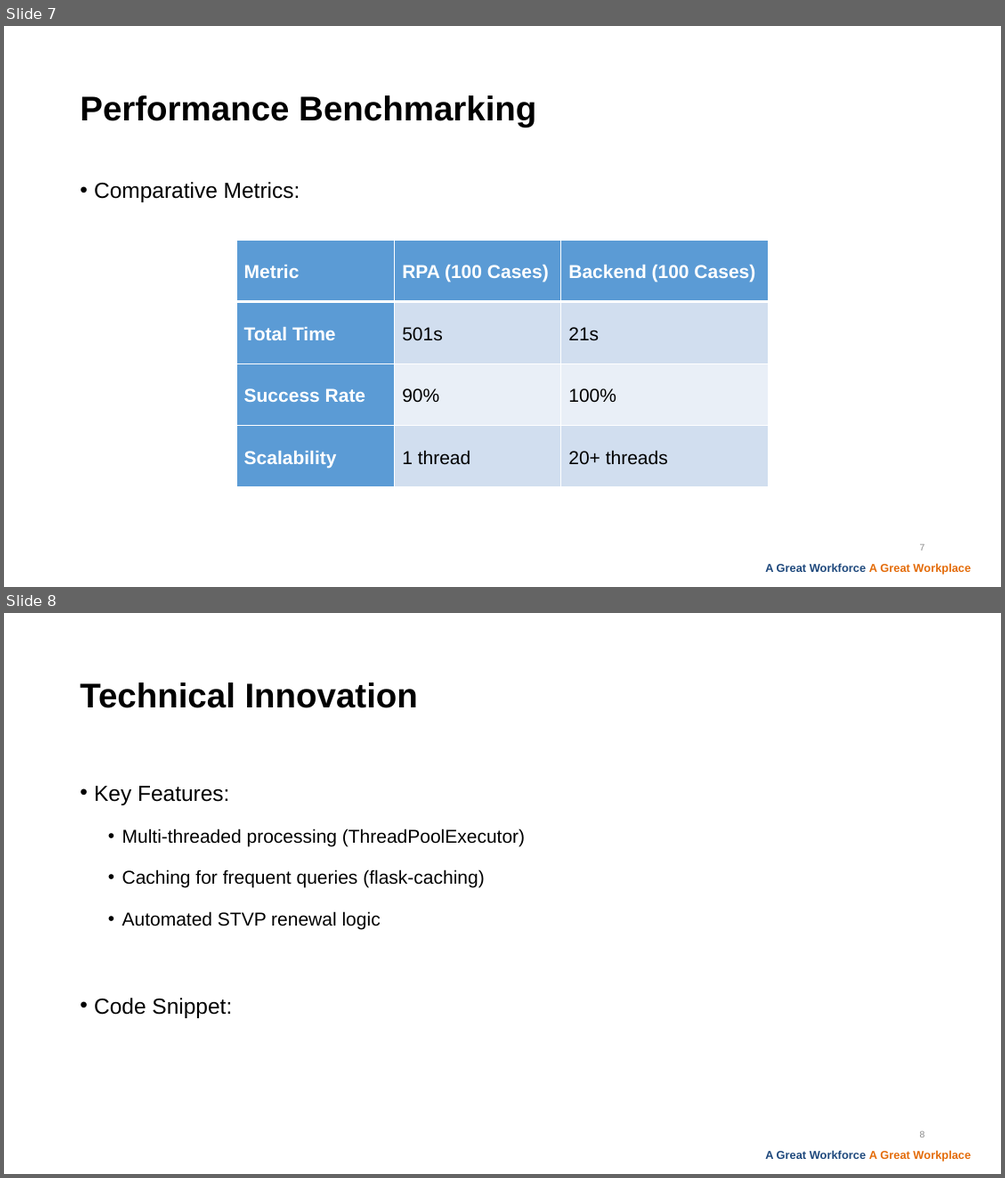
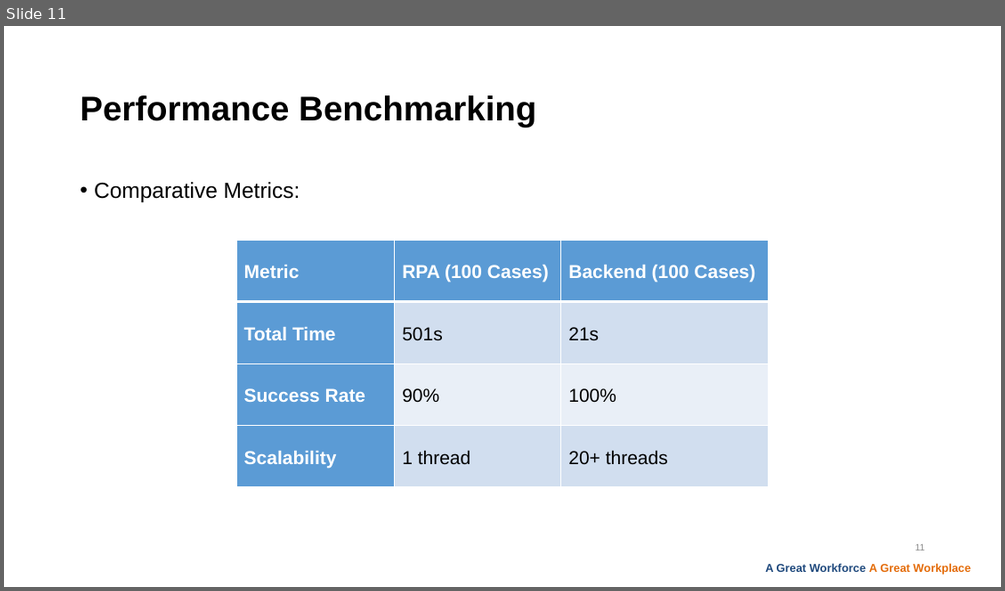
Before and after one commit to 1lhc/database, a slide deck: Presentation1.pptx. Shown one above the other, each under a label of ours: slides 7 and 8 before the commit, slide 11 after it. The pictures are 1005x1178 and 1005x591 pixels, drawn with LibreOffice and Linux fonts; fonts in the diff are those of the drawing; background and template pictures are left out. Boxes give left, top, right and bottom in pixels: in the first picture for what was removed or moved away, otherwise in the second. Text is boxed around its words. In the diff, an @@ line names an element or a change of style, - is before the commit and + after.

```diff
--- a/Presentation1.pptx
+++ b/Presentation1.pptx
@@ slide 8 removed at box(4, 613, 1001, 1174), background #FFFFFF; not listed: 1 template element that a slide beside it also shows @@
@@ title removed at box(80, 682, 418, 708) @@
-Technical Innovation
@@ text removed at box(94, 786, 525, 1018) @@
-• Key Features:
-  • Multi-threaded processing (ThreadPoolExecutor)
-  • Caching for frequent queries (flask-caching)
-  • Automated STVP renewal logic
-• Code Snippet:
@@ page number removed at box(920, 1131, 925, 1137) @@
-8
@@ what was slide 7 is now slide 11 @@
@@ page number at box(915, 544, 925, 550): text changed @@
-7
+11
```
Also in this commit, not shown: 5 slides changed, 7 slides added, 7 other slides removed.
